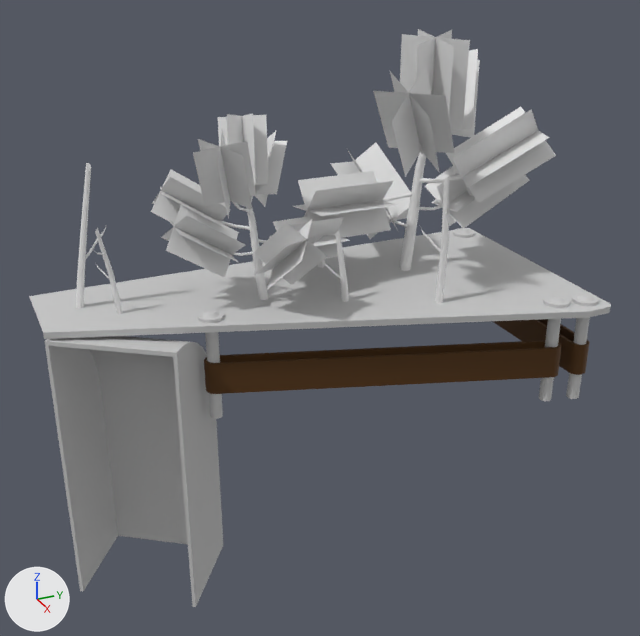
Renders of the FBX model Kalevala Pinball/Assets/Models/Mire Island.FBX from each side of a commit.
One viewpoint serves both versions: a camera (50 mm lens) standing at (0.009, -0.151, 0.141) and looking at (-0.222, -0.047, 0.025). The axes (+X, +Y, +Z) are drawn at lower left. The lights are the same throughout. Where no turn or scale is listed for an object, it has been applied to the vertices.

Names of what the first picture shows: 'Bolt003', 'Cover', 'Kickout Hole', 'Pine Needles', 'Pine Needles001', 'Pine Needles004', 'Pine Needles006', 'Pine Needles007', 'Pine Needles009', 'Pine Needles010', 'Pine Needles012', 'Pine Needles013', 'Plastic Rail001'.
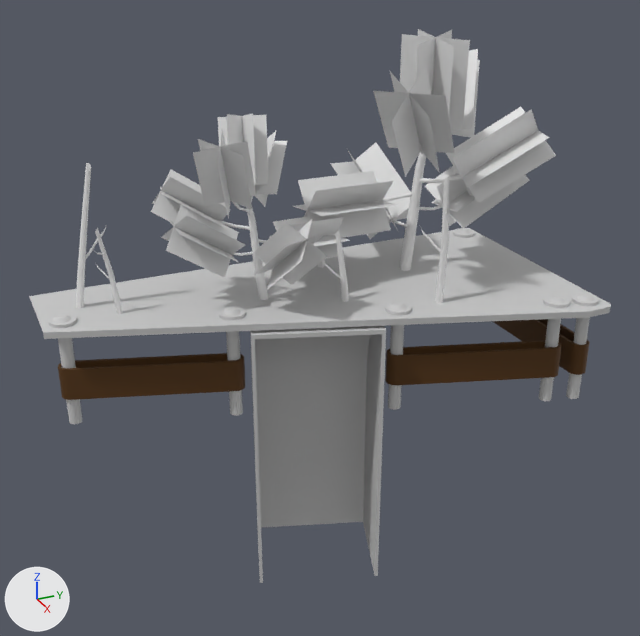
Location of each change, [x1, y1, x2, y2] in pixels of the pictures (640 x 636 px; the box of a moved part takes in the faces that stretch with it):
'Kickout Hole', moved, turned: before [44, 336, 223, 607]; after [250, 326, 386, 583]
'Plastic Rail001', reshaped (50% narrower, 16% shorter): before [204, 340, 562, 394]; after [385, 340, 562, 385]
'Plastic Rail008', added (brown): after [58, 353, 245, 400]
'Bolt003', moved: before [197, 309, 224, 419]; after [385, 302, 412, 410]
'Bolt006', added: after [48, 314, 82, 424]
'Bolt005', added: after [218, 307, 245, 416]
part 1 of me_mesh_002, moved or reshaped: before [204, 346, 471, 394]; after [385, 346, 471, 385]

What the commit changed:
me_mesh_002 has 56 vertices, 42 faces and spans x -0.0187..0.0199, y -0.0511..0.0532, z -0.005..0.005.
me_mesh_002 is used by ob_plastic_rail001; location (-0.203, -0.0346, 0.0142).
me_mesh_002 part 1: all 28 vertices in x -0.0187..-0.013, y -0.0511..-0.0473, z -0.005..0.005 are moved by (0.0177, 0.0521, 0.0).
Mesh me_mesh_042_1 is new.
It has 73 vertices, 118 faces and spans x -0.004..0.004, y -0.004..0.004, z -0.033..0.002.
It uses material mat_placeholder (light grey #cacaca).
Mesh me_mesh_004_1 is new.
It has 56 vertices, 42 faces and spans x -0.0011..0.0199, y 0.001..0.0532, z -0.005..0.005.
It uses material mat_dark_brown_plastic (brown #533200).
Object 'Kickout Hole' (ob_kickout_hole) moves from (-23.18, -10.66, 0.0000391) to (-21.75, -5.382, 0.0000391).
Object 'Kickout Hole' (ob_kickout_hole) turns from (0, 0, -35) to (0, 0, -19) degrees about x, y and z.
Object 'Bolt003' (ob_bolt003) moves from (0.513, -5.157, 1.55) to (2.268, 0.0871, 1.55).
Object 'Bolt005' (ob_bolt005) is new; it shows me_mesh_042_1.
Its location is (-0.2182, -0.0767, 0.033).
Object 'Bolt006' (ob_bolt006) is new; it shows a copy of me_mesh_042_1.
Its location is (-0.2333, -0.1229, 0.033).
Object 'Plastic Rail008' (ob_plastic_rail008) is new; it shows me_mesh_004_1.
Its location is (-0.2349, -0.127, 0.0142).
